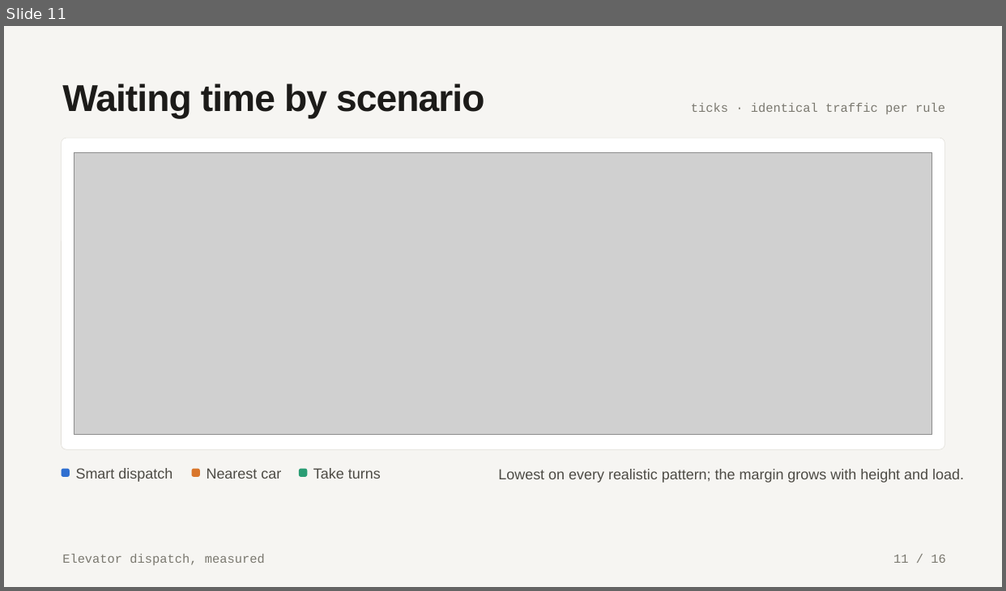
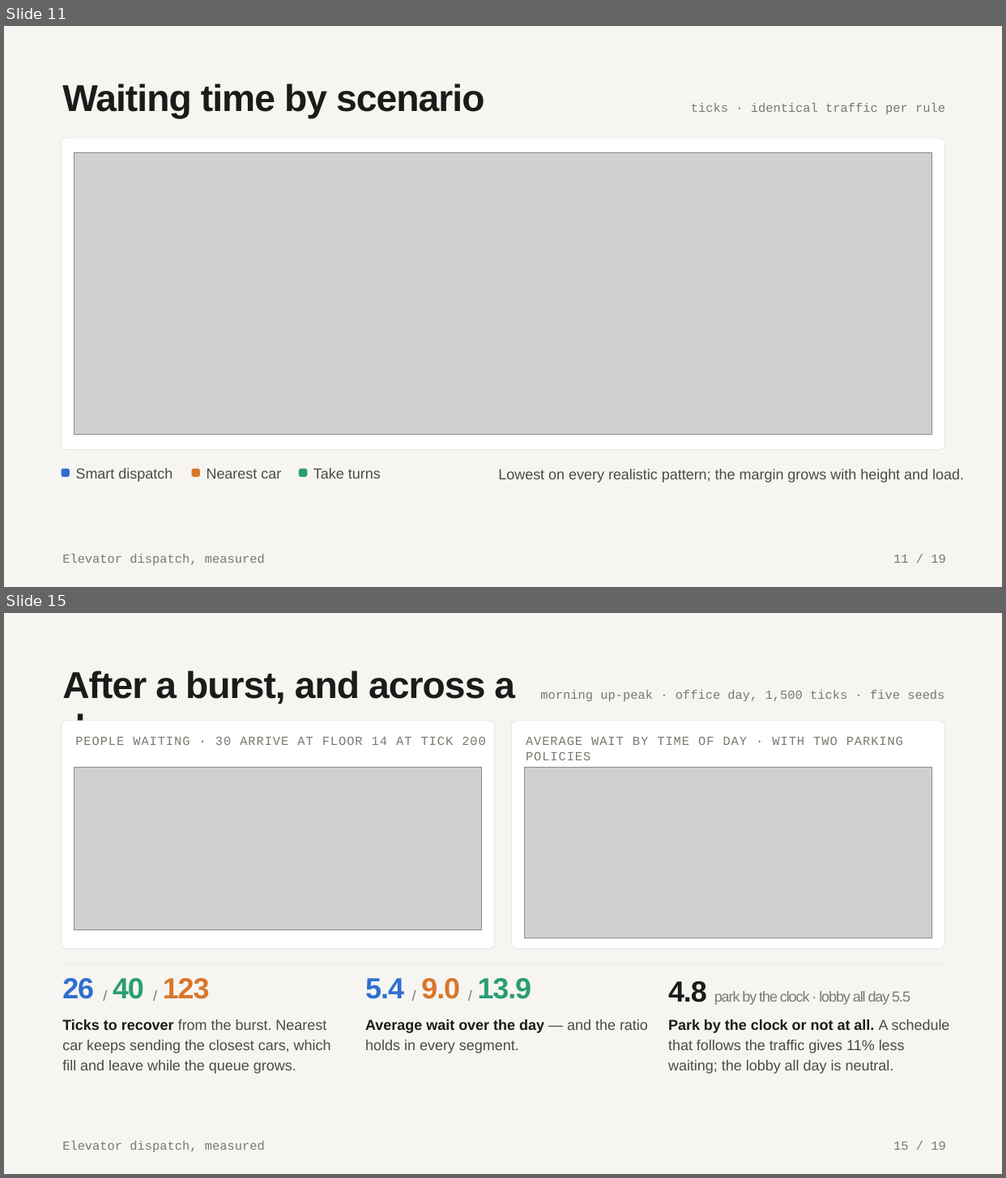
Before and after one commit to samuelgregorovic/elevator-dispatch-sim, a slide deck: docs/presentation/elevator-dispatch.pptx. Shown one above the other, each under a label of ours: slide 11 before the commit, slides 11 and 15 after it; the slides between them are not shown. The pictures are 1006x591 and 1006x1178 pixels, drawn with LibreOffice and Linux fonts; fonts in the diff are those of the drawing; grey boxes stand for pictures. Boxes give left, top, right and bottom in pixels: in the first picture for what was removed or moved away, otherwise in the second. Text is boxed around its words. In the diff, an @@ line names an element or a change of style, - is before the commit and + after.

```diff
--- a/docs/presentation/elevator-dispatch.pptx
+++ b/docs/presentation/elevator-dispatch.pptx
@@ slide 15 added at (x1=4, y1=613, x2=1002, y2=1174), background #F6F5F2 @@
@@ text added at (x1=62, y1=671, x2=515, y2=745), 54 pt, text #1C1B19, bold @@
+After a burst, and across a day
@@ text added at (x1=540, y1=690, x2=944, y2=701), 18 pt, text #7A786F @@
+morning up-peak · office day, 1,500 ticks · five seeds
@@ rounded rectangle added at (x1=62, y1=721, x2=495, y2=949), fill #FFFFFF, outline #E1DFD9 0.75 pt @@
@@ rounded rectangle added at (x1=511, y1=721, x2=945, y2=949), fill #FFFFFF, outline #E1DFD9 0.75 pt @@
@@ text added at (x1=75, y1=737, x2=486, y2=745), 18 pt, text #7A786F @@
+PEOPLE WAITING · 30 ARRIVE AT FLOOR 14 AT TICK 200
@@ text added at (x1=526, y1=737, x2=903, y2=760), 18 pt, text #7A786F @@
+AVERAGE WAIT BY TIME OF DAY · WITH TWO PARKING POLICIES
@@ picture added at (x1=74, y1=767, x2=482, y2=931) @@
@@ picture added at (x1=524, y1=767, x2=932, y2=939) @@
@@ rectangle added at (x1=62, y1=964, x2=945, y2=965), fill #E1DFD9 @@
@@ text added at (x1=62, y1=978, x2=94, y2=999), 42 pt, text #2F6FD0, bold @@
+26
@@ text added at (x1=102, y1=988, x2=110, y2=1007), 21 pt, text #7A786F @@
+/
@@ text added at (x1=113, y1=978, x2=144, y2=999), 42 pt, text #2A9D74, bold @@
+40
@@ text added at (x1=151, y1=988, x2=160, y2=1007), 21 pt, text #7A786F @@
+/
@@ text added at (x1=163, y1=978, x2=210, y2=999), 42 pt, text #D9762B, bold @@
+123
@@ text added at (x1=365, y1=978, x2=404, y2=999), 42 pt, text #2F6FD0, bold @@
+5.4
@@ text added at (x1=411, y1=988, x2=420, y2=1007), 21 pt, text #7A786F @@
+/
@@ text added at (x1=421, y1=978, x2=460, y2=999), 42 pt, text #D9762B, bold @@
+9.0
@@ text added at (x1=467, y1=988, x2=475, y2=1007), 21 pt, text #7A786F @@
+/
@@ text added at (x1=478, y1=978, x2=532, y2=999), 42 pt, text #2A9D74, bold @@
+13.9
@@ text added at (x1=668, y1=982, x2=910, y2=1005), 21 pt, text #7A786F @@
+4.8 park by the clock · lobby all day 5.5
@@ text added at (x1=62, y1=1020, x2=331, y2=1074), 21 pt, text #4C4A44 @@
+Ticks to recover from the burst. Nearest car keeps sending the closest cars, which fill and leave while the queue grows.
@@ text added at (x1=365, y1=1020, x2=648, y2=1054), 21 pt, text #4C4A44 @@
+Average wait over the day — and the ratio holds in every segment.
@@ text added at (x1=668, y1=1020, x2=950, y2=1074), 21 pt, text #4C4A44 @@
+Park by the clock or not at all. A schedule that follows the traffic gives 11% less waiting; the lobby all day is neutral.
@@ text added at (x1=62, y1=1141, x2=265, y2=1152), 18 pt, text #7A786F @@
+Elevator dispatch, measured
@@ text added at (x1=893, y1=1142, x2=945, y2=1150), 18 pt, text #7A786F @@
+15 / 19
@@ slide 11 changed as well @@
@@ text at (x1=893, y1=555, x2=945, y2=563): text changed @@
-11 / 16
+11 / 19
```
Also in this commit, not shown: 15 other slides changed, 2 other slides added, 2 other files.
